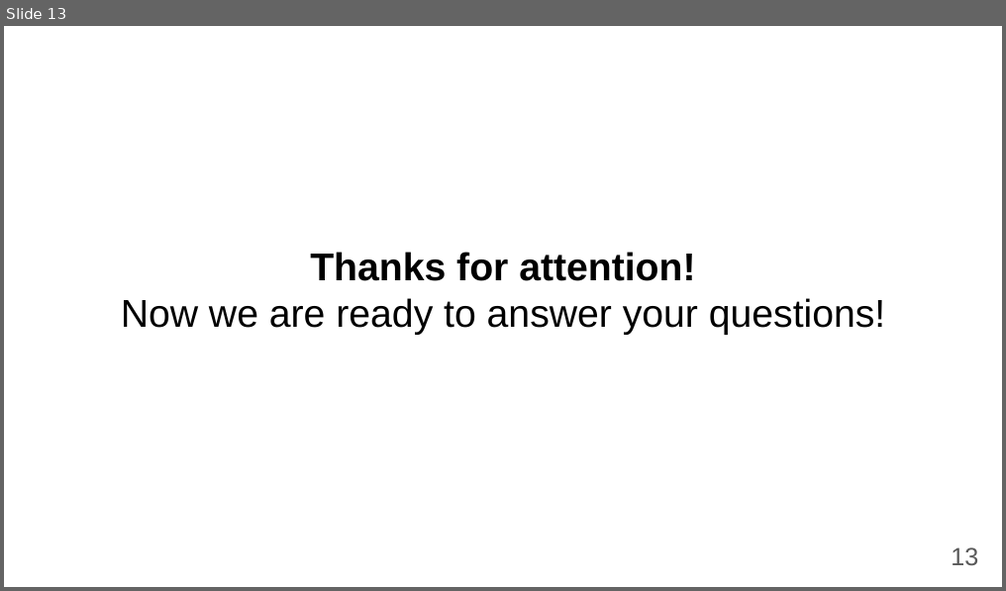
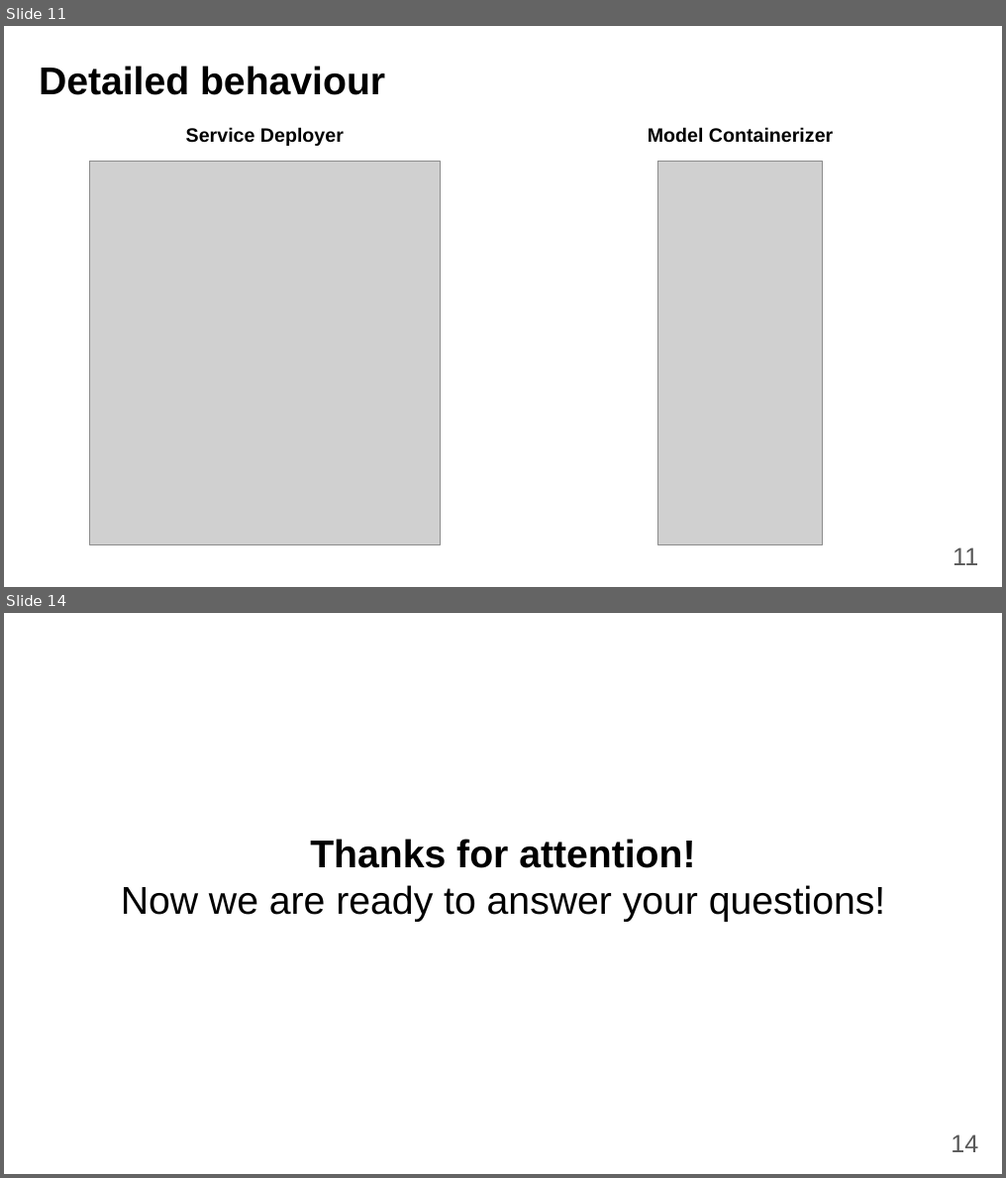
Before and after one commit to fanglores/Advanced-Software-Design, a slide deck: PracticeTasks/Final_Task/K8C_FinalTask1_(Task8).pptx. Shown one above the other, each under a label of ours: slide 13 before the commit, slides 11 and 14 after it; the slides between them are not shown. The pictures are 1006x591 and 1006x1178 pixels, drawn with LibreOffice and Linux fonts; fonts in the diff are those of the drawing; grey boxes stand for pictures. Boxes give left, top, right and bottom in pixels: in the first picture for what was removed or moved away, otherwise in the second. Text is boxed around its words. In the diff, an @@ line names an element or a change of style, - is before the commit and + after.

```diff
--- a/PracticeTasks/Final_Task/K8C_FinalTask1_(Task8).pptx
+++ b/PracticeTasks/Final_Task/K8C_FinalTask1_(Task8).pptx
@@ slide 11 added at bbox=[4, 26, 1002, 587], background #FFFFFF @@
@@ title added at bbox=[39, 66, 385, 95], 28 pt, text #000000, bold @@
+Detailed behaviour
@@ text added at bbox=[186, 127, 344, 146], 14 pt, text #000000, bold @@
+Service Deployer
@@ text added at bbox=[648, 127, 833, 143], 14 pt, text #000000, bold @@
+Model Containerizer
@@ picture added at bbox=[90, 161, 440, 545] @@
@@ picture added at bbox=[657, 161, 823, 545] @@
@@ page number added at bbox=[952, 548, 978, 566], 18 pt, text #595959 @@
+11
@@ what was slide 13 is now slide 14 @@
@@ page number at bbox=[950, 1135, 978, 1153]: text changed @@
-13
+14
```
Also in this commit, not shown: 5 slides changed, 3 other slides added, 2 slides removed, 1 other file.
